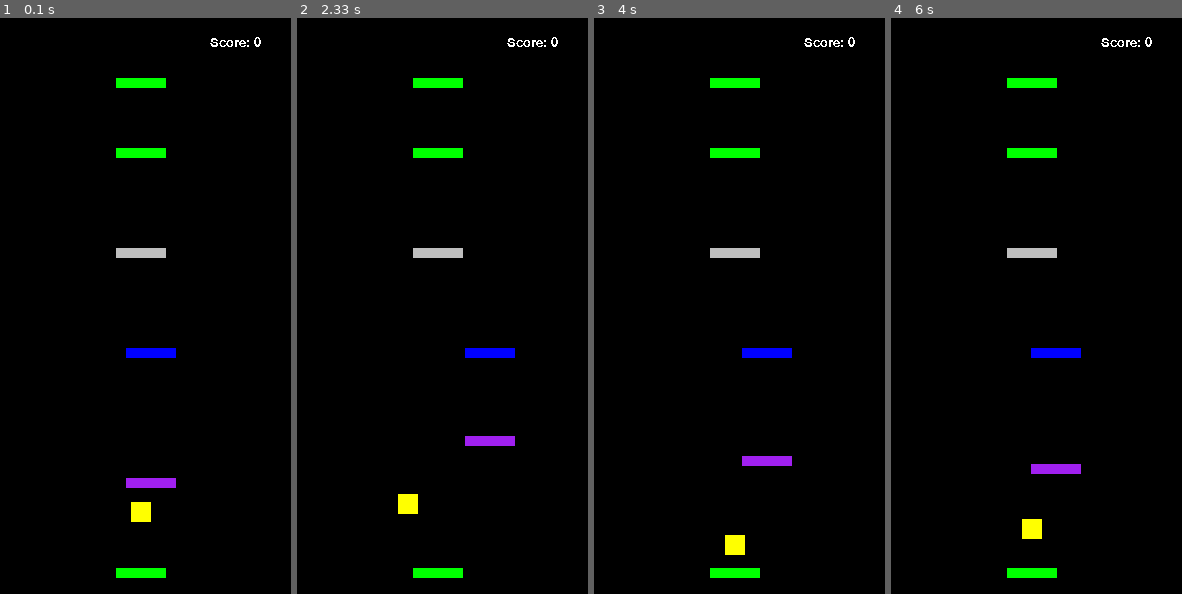
Above: before the commit, frames 1-4 (left to right).
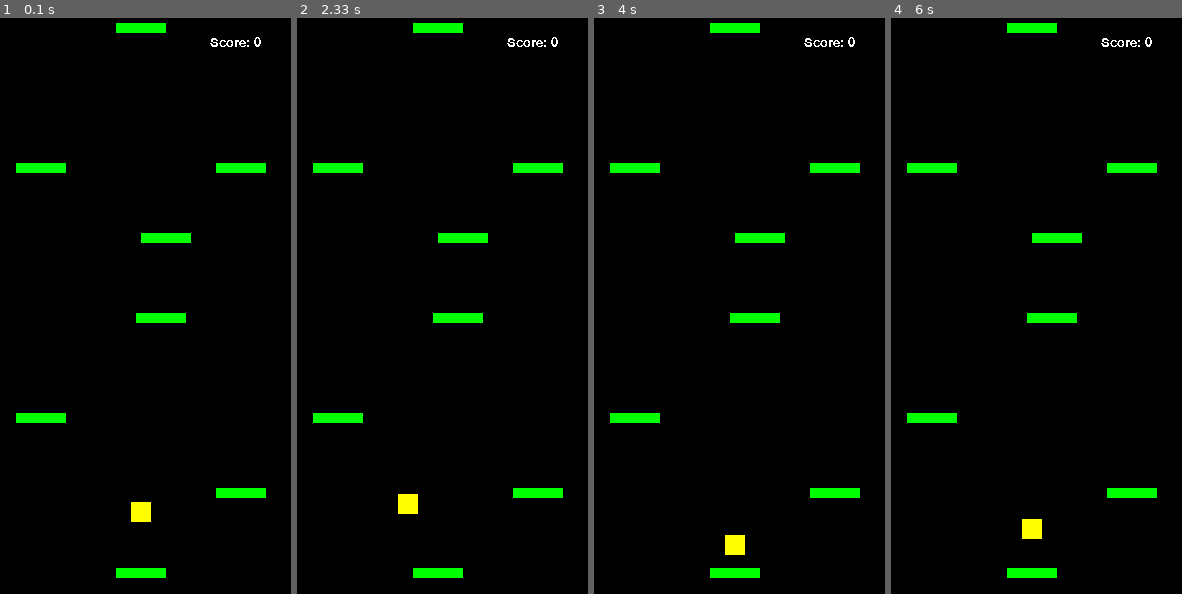
Above: after the commit, the same moments.

Repository: lolloz98/pygame_games
Game: pygame game, started from dodo_jump/main.py
Same seed, same stepped clock (60 frames per second), same inputs: the game is played once before the commit and once after it.
Inputs:
- Up to frame 1 (0.1 s): no input
- Up to frame 2 (2.33 s): hold D 0.33-0.8 s; hold D 0.83-1.3 s; hold A 1.33-1.87 s; hold S 1.9-2.2 s; hold A from 2.23 s (still down)
- Up to frame 3 (4 s): release A at 2.63 s; hold D 2.67-3.3 s; hold A from 3.73 s (still down)
- Up to frame 4 (6 s): release A at 4.2 s; hold D 4.23-4.7 s; hold D 4.73-5.2 s; hold A 5.23-5.77 s; hold S from 5.8 s (still down)

The runs differ from the first frame. In frame 1, 3.6% of the frame differs, in the area x 5-92%, y 0-84%; in frame 2, 3.6%; in frame 3, 3.6%; in frame 4, 3.6%.

Commit message:
DODO-JUMP Improving levels

Diff:
--- a/dodo_jump/levels.py
+++ b/dodo_jump/levels.py
@@ -7,35 +7,37 @@
     distOfTileFromPrev = [
         -80,
         -80,
-        -140,
+        -75,
         -100,
-        -100
+        -80
     ]
     absY = getAbsPos(lastY, distOfTileFromPrev)
     return [
         normalTile(Vector2(150, absY[0])),
-        movingTileXY(Vector2(150, absY[1])),
-        movingAsCharOnX(Vector2(150, absY[2])),
-        jumpingTile(Vector2(150, absY[3])),
-        normalTile(Vector2(150, absY[4])),
+        normalTile(Vector2(250, absY[1])),
+        normalTile(Vector2(50, absY[2])),
+        normalTile(Vector2(170, absY[3])),
+        normalTile(Vector2(175, absY[4])),
     ]
 
 
 def level2(lastY):
     distOfTileFromPrev = [
         -80,
-        -80,
+        0,
         -140,
         -100,
-        -100
+        -100,
+        -120
     ]
     absY = getAbsPos(lastY, distOfTileFromPrev)
     return [
-        normalTile(Vector2(150, absY[0])),
-        disappearingTile(Vector2(250, absY[1])),
-        basicEnemy(Vector2(150, absY[2])),
-        basicEnemy(Vector2(300, absY[3])),
-        basicEnemy(Vector2(150, absY[4])),
+        normalTile(Vector2(50, absY[0])),
+        normalTile(Vector2(constants.screen_size[0] - 50, absY[1])),
+        normalTile(Vector2(150, absY[2])),
+        normalTile(Vector2(40, absY[3])),
+        normalTile(Vector2(230, absY[4])),
+        normalTile(Vector2(60, absY[5])),
     ]
 
 
@@ -48,6 +50,7 @@
             ans.append(distOfTileFromPrev[i] + ans[i - 1])
     return ans
 
+
 def appendLevel(objs, group_collider):
     if len(objs) == 0:
         lev = level1(630)
